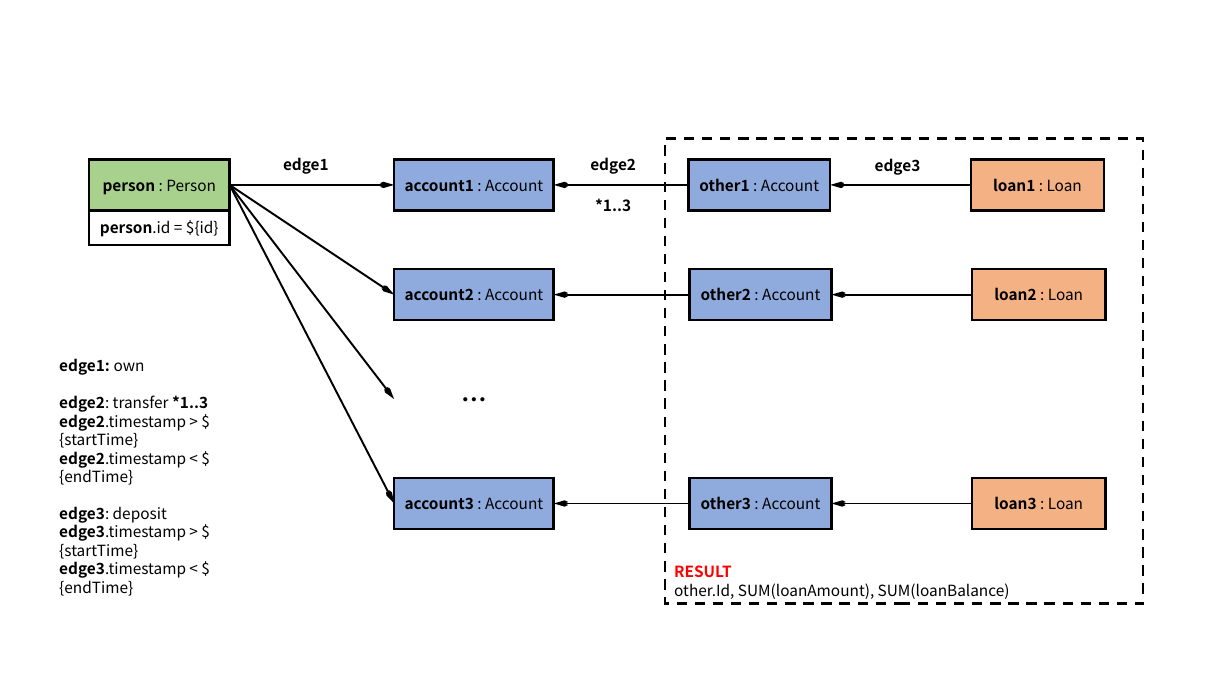
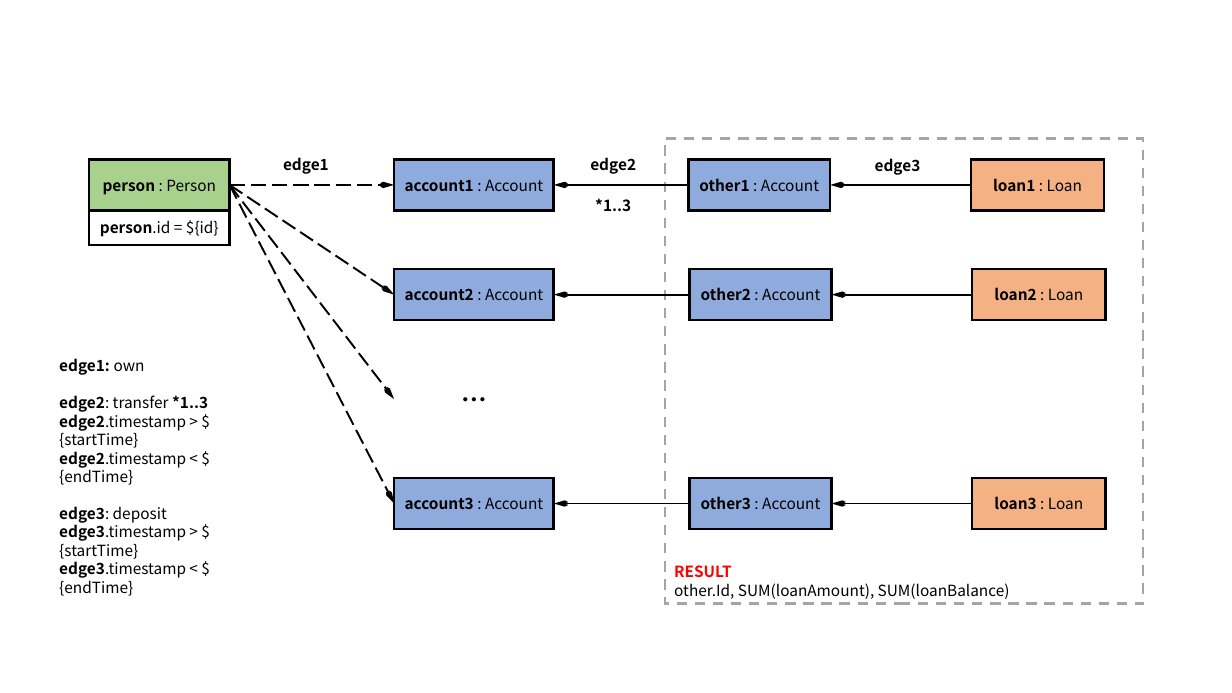
Before and after one commit to ldbc/ldbc_finbench_docs, a slide deck: slide 2 of patterns/transaction-complex-read.pptx. Drawn at 1232x693 pixels with LibreOffice and Linux fonts; fonts in the diff are those of the drawing. Boxes give left, top, right and bottom in pixels: in the first picture for what was removed or moved away, otherwise in the second. Text is boxed around its words. In the diff, an @@ line names an element or a change of style, - is before the commit and + after.

```diff
--- a/patterns/transaction-complex-read.pptx
+++ b/patterns/transaction-complex-read.pptx
@@ rectangle "RESULT" at <box>665,139,1143,604</box>: outline #000000 2 pt dashed to #A5A5A5 2 pt dashed @@
@@ arrow (229, 185) - (395, 185): stroke #000000 1.5 pt to #000000 1.5 pt dashed @@
@@ arrow (229, 185) - (395, 295): stroke #000000 1.5 pt to #000000 1.5 pt dashed @@
@@ arrow (229, 185) - (395, 399): stroke #000000 1.5 pt to #000000 1.5 pt dashed @@
@@ arrow (229, 185) - (395, 504): stroke #000000 1.5 pt to #000000 1.5 pt dashed @@
```
Also in this commit, not shown: 11 other slides changed, 40 other files.
